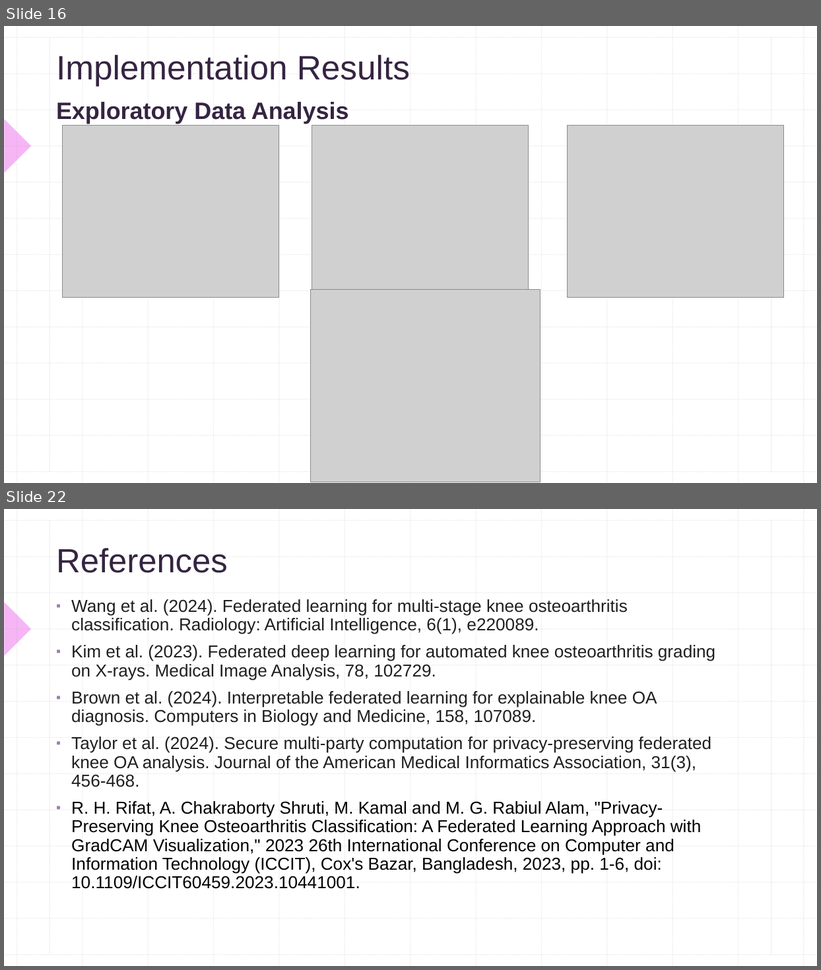
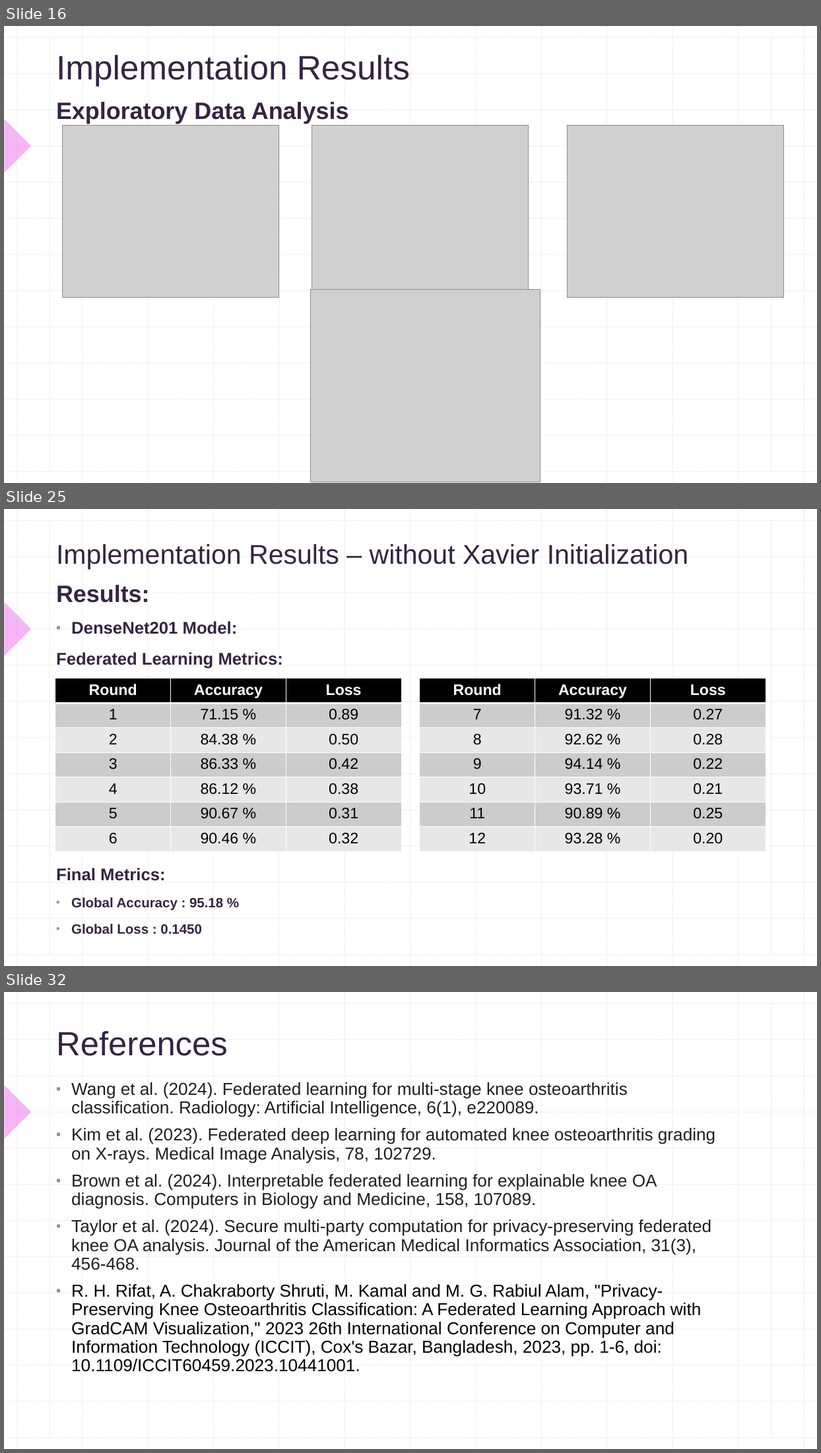
Before and after one commit to SaiNikhil26/PJT1-FL, a slide deck: Documents/PJT-1 Review-2.pptx. Shown one above the other, each under a label of ours: slides 16 and 22 before the commit, slides 16, 25 and 32 after it; the slides between them are not shown. The pictures are 821x970 and 821x1453 pixels, drawn with LibreOffice and Linux fonts; fonts in the diff are those of the drawing; grey boxes stand for pictures. Boxes give left, top, right and bottom in pixels: in the first picture for what was removed or moved away, otherwise in the second. Text is boxed around its words. In the diff, an @@ line names an element or a change of style, - is before the commit and + after.

Commit message:
Added extra results

```diff
--- a/Documents/PJT-1 Review-2.pptx
+++ b/Documents/PJT-1 Review-2.pptx
@@ slide 25 added at [4, 509, 817, 966], background #FFFFFF; not listed: 29 template elements that a slide beside it also shows @@
@@ title added at [56, 544, 688, 569], 32 pt, text #352441 @@
+Implementation Results – without Xavier Initialization
@@ text added at [56, 585, 345, 935], 20 pt, text #352441, bold @@
+Results:
+▪ DenseNet201 Model:
+Federated Learning Metrics:
+Federated Learning Metrics:
+Final Metrics:
+▪ Global Accuracy : 95.18 %
+▪ Global Loss : 0.1450
@@ table added at [55, 679, 401, 852], 7 rows, 3 columns @@
+Round | Accuracy | Loss
+1 | 71.15 % | 0.89
+2 | 84.38 % | 0.50
+3 | 86.33 % | 0.42
+4 | 86.12 % | 0.38
+5 | 90.67 % | 0.31
+6 | 90.46 % | 0.32
@@ table added at [420, 679, 766, 852], 7 rows, 3 columns @@
+Round | Accuracy | Loss
+7 | 91.32 % | 0.27
+8 | 92.62 % | 0.28
+9 | 94.14 % | 0.22
+10 | 93.71 % | 0.21
+11 | 90.89 % | 0.25
+12 | 93.28 % | 0.20
@@ what was slide 22 is now slide 32 @@
```
Also in this commit, not shown: 4 slides changed, 10 other slides added, 1 slide removed, 27 other files.
